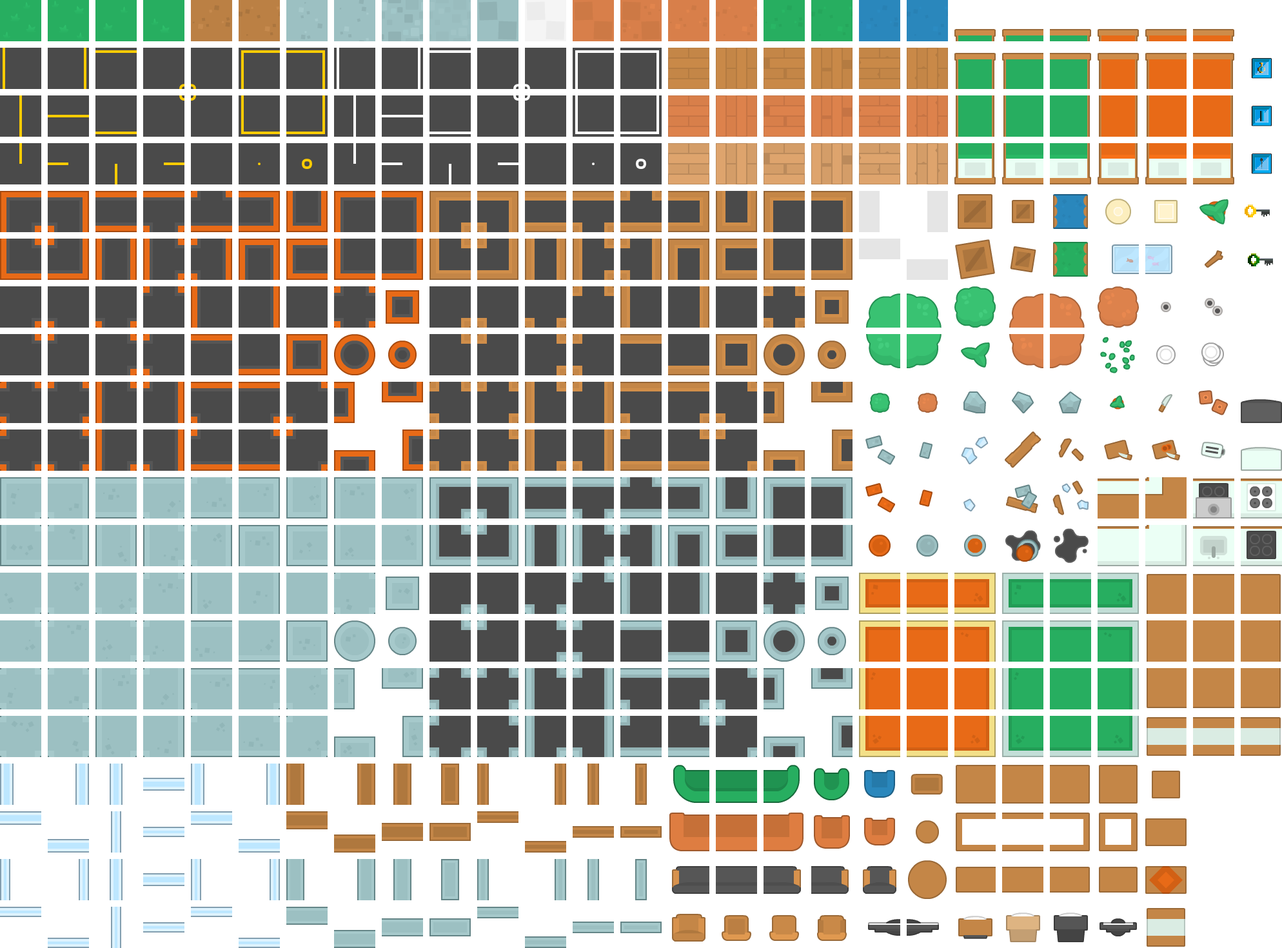
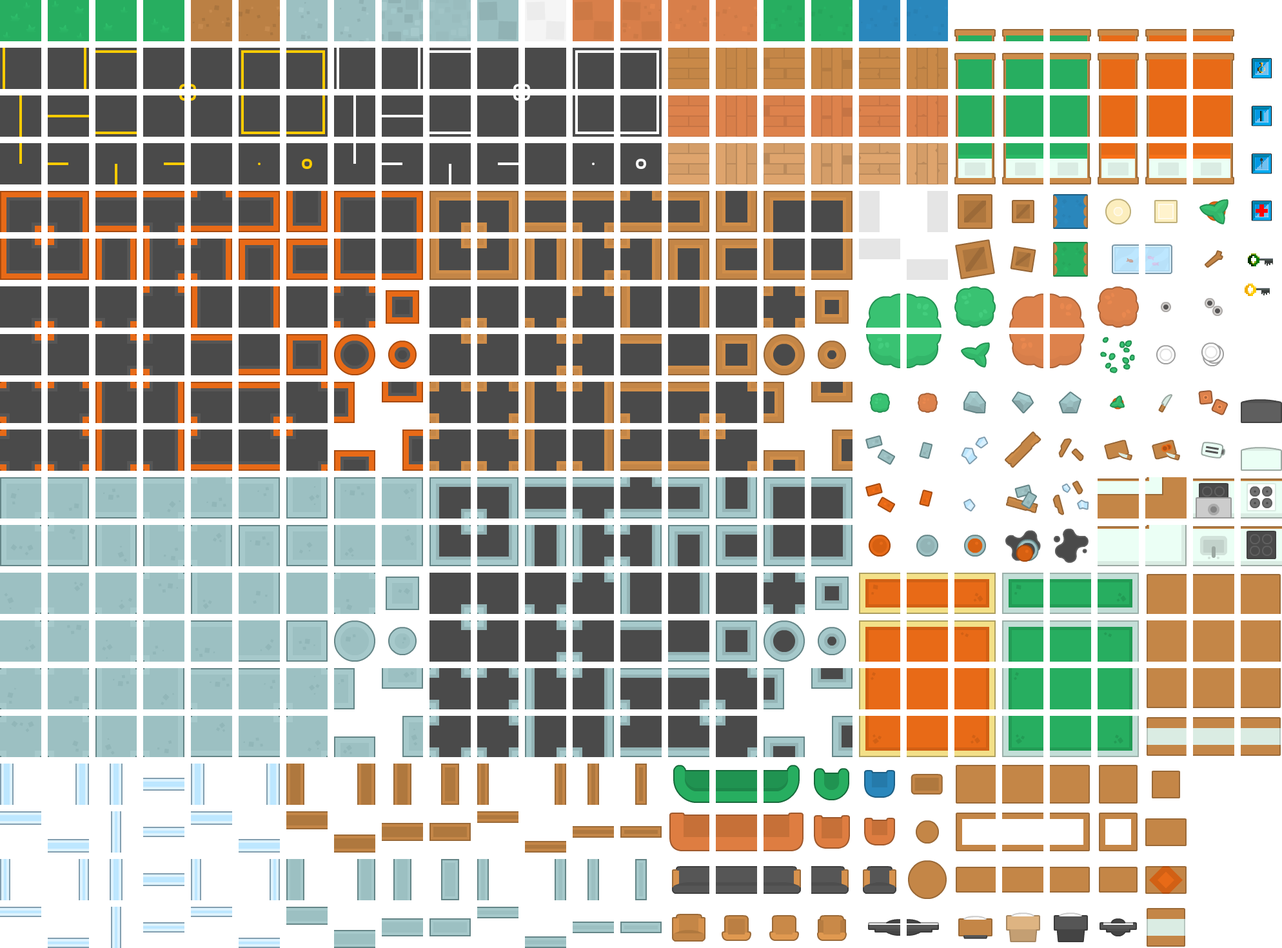
The second 1282px x 948px image is a revision of the first. Changes to its layers:
added layer "Calque flottant" above "Calque flottant #1" over left=1251, top=200, right=1272, bottom=222
added layer "Calque flottant #1" above "Calque Copié" over left=1244, top=283, right=1270, bottom=297
painted on "Calque Copié" over left=1244, top=203, right=1270, bottom=218
